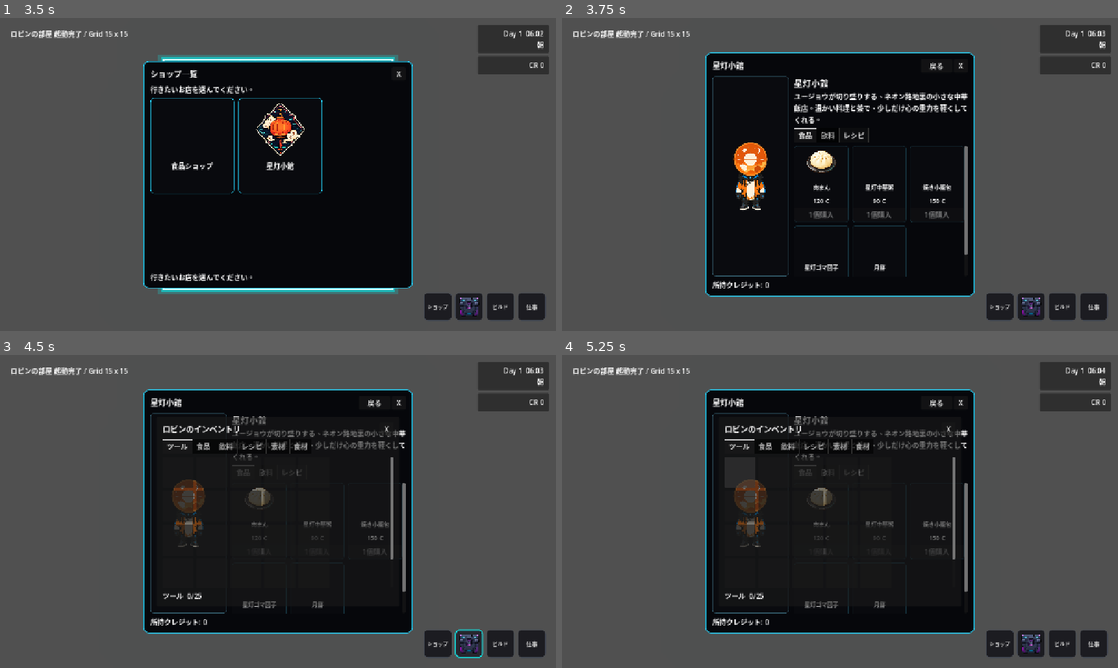
Above: before the commit, frames 1-4 (two rows, left to right).
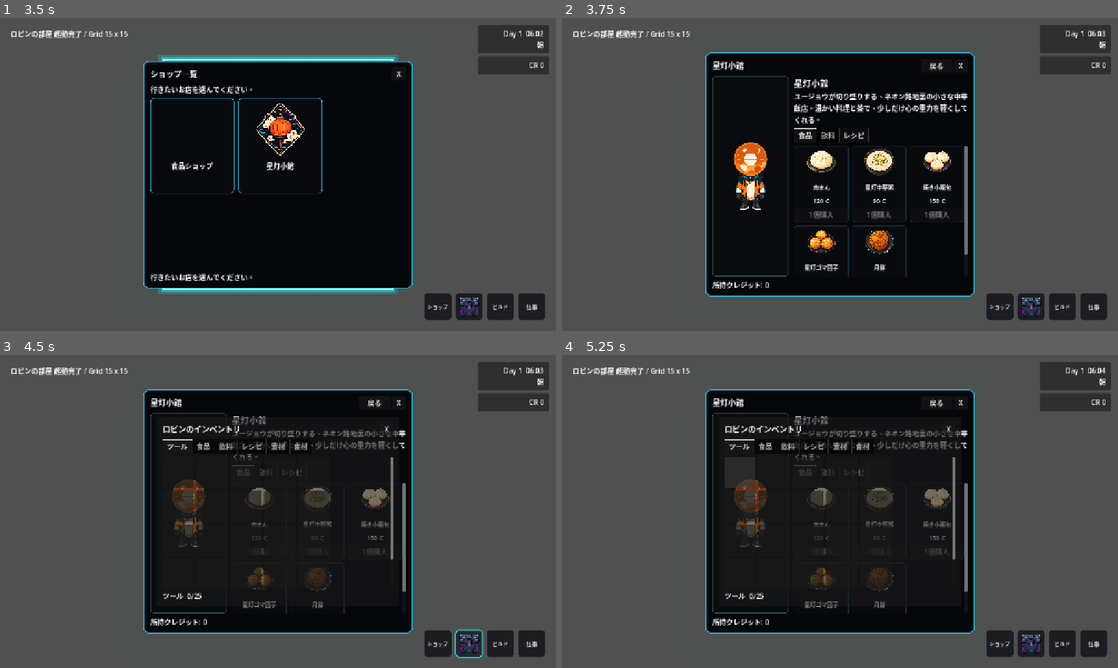
Above: after the commit, the same moments.

Repository: grimoire1089-coder/optimistic
Game: Godot game, scene res://Scenes/Boot/TitleScene.tscn
Two runs of this game, one before a commit and one after it. Both use one fixed random seed, a clock stepped at 60 frames per second and the inputs below. Sound files missing from this copy of the repository are replaced by a short silence.
Inputs (mouse positions are in pixels of both pictures, inside the frame that each line leads up to):
- Up to frame 1 (3.5 s): click "はじめる" at 0.5 s; click "ショップ" at 1.25 s; click (194, 146) at 2.02 s; click "戻る" at 2.75 s
- Up to frame 2 (3.75 s): click (840, 146) at 3.52 s
- Up to frame 3 (4.5 s): click (467, 642) at 4.25 s
- Up to frame 4 (5.25 s): click (739, 470) at 5.02 s

Frame 1 is identical in both runs. In frame 2, 1.1% of the frame differs, in the area x 44-70%, y 41-76%; in frame 3, 0.7%; in frame 4, 0.7%.

Commit message:
Update project

Diff:
--- a/Data/Items/Food/Drink_1001_LycheeSoda.tres
+++ b/Data/Items/Food/Drink_1001_LycheeSoda.tres
@@ -1,5 +1,6 @@
-[gd_resource type="Resource" script_class="FoodItemData" format=3]
+[gd_resource type="Resource" script_class="FoodItemData" format=3 uid="uid://dlxgrmaq6ufs8"]
 
+[ext_resource type="Texture2D" uid="uid://day66w0lovuuw" path="res://Assets/Items/Icons/Food/Food_0006.png" id="1_1ybrh"]
 [ext_resource type="Script" uid="uid://cgyi4b7bbmqn" path="res://Scripts/Items/Food/FoodItemData.gd" id="1_food_data"]
 
 [resource]
@@ -7,6 +8,7 @@
 item_id = &"drink_1001"
 display_name = "ライチソーダ"
 description = "ライチの甘い香りと炭酸が弾ける、星灯小館の冷たい飲み物。"
+icon = ExtResource("1_1ybrh")
 category_id = &"drinks"
 buy_price = 100
 sell_price = 50
--- a/Data/Items/Food/Drink_1002_OolongTea.tres
+++ b/Data/Items/Food/Drink_1002_OolongTea.tres
@@ -1,12 +1,14 @@
-[gd_resource type="Resource" script_class="FoodItemData" format=3]
+[gd_resource type="Resource" script_class="FoodItemData" format=3 uid="uid://dm0hqdwdx8tfo"]
 
 [ext_resource type="Script" uid="uid://cgyi4b7bbmqn" path="res://Scripts/Items/Food/FoodItemData.gd" id="1_food_data"]
+[ext_resource type="Texture2D" uid="uid://bfa6qlpctg7fv" path="res://Assets/Items/Icons/Food/Food_0007.png" id="1_rjvsa"]
 
 [resource]
 script = ExtResource("1_food_data")
 item_id = &"drink_1002"
 display_name = "濃いめの烏龍茶"
 description = "油っこい料理の後味をすっきり整える、濃いめに淹れた烏龍茶。"
+icon = ExtResource("1_rjvsa")
 category_id = &"drinks"
 buy_price = 80
 sell_price = 40
--- a/Data/Items/Food/Food_1001_ChineseCongee.tres
+++ b/Data/Items/Food/Food_1001_ChineseCongee.tres
@@ -1,12 +1,13 @@
-[gd_resource type="Resource" script_class="FoodItemData" format=3]
+[gd_resource type="Resource" script_class="FoodItemData" format=3 uid="uid://ctai0e72cbxfw"]
 
 [ext_resource type="Script" uid="uid://cgyi4b7bbmqn" path="res://Scripts/Items/Food/FoodItemData.gd" id="1_food_data"]
+[ext_resource type="Texture2D" uid="uid://b1utsuerbk51d" path="res://Assets/Items/Icons/Food/Food_0003.png" id="1_j2gg1"]
 
 [resource]
 script = ExtResource("1_food_data")
 item_id = &"food_1001"
 display_name = "星灯中華粥"
 description = "香辛料をほんのり効かせた、体を内側から温める星灯小館の中華粥。"
-category_id = &"foods"
+icon = ExtResource("1_j2gg1")
 buy_price = 90
 sell_price = 45
--- a/Data/Items/Food/Food_1002_ShengjianXiaolongbao.tres
+++ b/Data/Items/Food/Food_1002_ShengjianXiaolongbao.tres
@@ -1,5 +1,6 @@
-[gd_resource type="Resource" script_class="FoodItemData" format=3]
+[gd_resource type="Resource" script_class="FoodItemData" format=3 uid="uid://y4oo7b4xl36m"]
 
+[ext_resource type="Texture2D" uid="uid://bgh1p2ffq7pns" path="res://Assets/Items/Icons/Food/Food_0005.png" id="1_1jgn7"]
 [ext_resource type="Script" uid="uid://cgyi4b7bbmqn" path="res://Scripts/Items/Food/FoodItemData.gd" id="1_food_data"]
 
 [resource]
@@ -7,6 +8,6 @@
 item_id = &"food_1002"
 display_name = "焼き小籠包"
 description = "香ばしく焼いた皮から熱い旨味が広がる、星灯小館の人気点心。"
-category_id = &"foods"
+icon = ExtResource("1_1jgn7")
 buy_price = 150
 sell_price = 75
--- a/Data/Items/Food/Food_1003_StarlightSesameDango.tres
+++ b/Data/Items/Food/Food_1003_StarlightSesameDango.tres
@@ -1,12 +1,13 @@
-[gd_resource type="Resource" script_class="FoodItemData" format=3]
+[gd_resource type="Resource" script_class="FoodItemData" format=3 uid="uid://c6hv88vjv4jov"]
 
 [ext_resource type="Script" uid="uid://cgyi4b7bbmqn" path="res://Scripts/Items/Food/FoodItemData.gd" id="1_food_data"]
+[ext_resource type="Texture2D" uid="uid://bdphr3c7tjent" path="res://Assets/Items/Icons/Food/Food_0004.png" id="1_smb25"]
 
 [resource]
 script = ExtResource("1_food_data")
 item_id = &"food_1003"
 display_name = "星灯ゴマ団子"
 description = "ころりと丸い甘いゴマ団子。揚げた皮の香ばしさと餡の甘みが広がる。"
-category_id = &"foods"
+icon = ExtResource("1_smb25")
 buy_price = 110
 sell_price = 55
--- a/Data/Items/Food/Food_1005_StarlightCake.tres
+++ b/Data/Items/Food/Food_1005_StarlightCake.tres
@@ -1,12 +1,13 @@
-[gd_resource type="Resource" script_class="FoodItemData" format=3]
+[gd_resource type="Resource" script_class="FoodItemData" format=3 uid="uid://bowgxj0pghxf6"]
 
 [ext_resource type="Script" uid="uid://cgyi4b7bbmqn" path="res://Scripts/Items/Food/FoodItemData.gd" id="1_food_data"]
+[ext_resource type="Texture2D" uid="uid://cqvtaddtcsnp1" path="res://Assets/Items/Icons/Food/Food_0002.png" id="1_hsgn0"]
 
 [resource]
 script = ExtResource("1_food_data")
 item_id = &"food_1005"
 display_name = "星灯焼き菓子"
 description = "星灯小館で出される、丸くて甘い焼き菓子。"
-category_id = &"foods"
+icon = ExtResource("1_hsgn0")
 buy_price = 140
 sell_price = 70
--- a/Data/Shops/YuzhouShop.tres
+++ b/Data/Shops/YuzhouShop.tres
@@ -1,20 +1,76 @@
-[gd_resource type="Resource" script_class="ShopData" load_steps=28 format=3]
+[gd_resource type="Resource" script_class="ShopData" format=3 uid="uid://cusgsyuwjisn6"]
 
 [ext_resource type="Script" uid="uid://dik32ehksmive" path="res://Scripts/Shops/ShopData.gd" id="1_shop_data"]
 [ext_resource type="Script" uid="uid://8a0d3nyywiao" path="res://Scripts/Shops/ShopItemData.gd" id="2_shop_item"]
-[ext_resource type="Script" uid="uid://bqp1yuzhou2tabs" path="res://Scripts/Shops/ShopTabData.gd" id="3_shop_tab"]
-[ext_resource type="Texture2D" path="res://Assets/Characters/Yuzhou/Portraits/Yuzhou_Game_0001.png" id="4_yuzhou_portrait"]
-[ext_resource type="Texture2D" path="res://Assets/UI/Icons/Xingdeng_Xiaoguan.png" id="5_shop_sticker"]
+[ext_resource type="Script" path="res://Scripts/Shops/ShopTabData.gd" id="3_shop_tab"]
+[ext_resource type="Texture2D" uid="uid://bfqpiy0ncsl7u" path="res://Assets/Characters/Yuzhou/Portraits/Yuzhou_Game_0001.png" id="4_yuzhou_portrait"]
+[ext_resource type="Texture2D" uid="uid://d2743gtf1d3eg" path="res://Assets/UI/Icons/Xingdeng_Xiaoguan.png" id="5_shop_sticker"]
 [ext_resource type="Resource" uid="uid://khpl6knsr1ao" path="res://Data/Items/Food/Food_0001_Nikuman.tres" id="6_nikuman"]
-[ext_resource type="Resource" path="res://Data/Items/Food/Food_1001_ChineseCongee.tres" id="7_congee"]
+[ext_resource type="Resource" uid="uid://ctai0e72cbxfw" path="res://Data/Items/Food/Food_1001_ChineseCongee.tres" id="7_congee"]
 [ext_resource type="Resource" path="res://Data/Items/Food/Food_1002_ShengjianXiaolongbao.tres" id="8_xiaolongbao"]
-[ext_resource type="Resource" path="res://Data/Items/Food/Food_1003_StarlightSesameDango.tres" id="9_sesame_dango"]
-[ext_resource type="Resource" path="res://Data/Items/Food/Food_1005_StarlightCake.tres" id="10_starlight_cake"]
+[ext_resource type="Resource" uid="uid://c6hv88vjv4jov" path="res://Data/Items/Food/Food_1003_StarlightSesameDango.tres" id="9_sesame_dango"]
+[ext_resource type="Resource" uid="uid://bowgxj0pghxf6" path="res://Data/Items/Food/Food_1005_StarlightCake.tres" id="10_starlight_cake"]
 [ext_resource type="Resource" path="res://Data/Items/Food/Drink_1001_LycheeSoda.tres" id="11_lychee_soda"]
 [ext_resource type="Resource" path="res://Data/Items/Food/Drink_1002_OolongTea.tres" id="12_oolong_tea"]
-[ext_resource type="AudioStream" path="res://Assets/Audio/BGM/Yuzhou.ogg" id="13_yuzhou_bgm"]
+[ext_resource type="AudioStream" uid="uid://cwh5w0hl80ww8" path="res://Assets/Audio/BGM/Yuzhou.ogg" id="13_yuzhou_bgm"]
 [ext_resource type="Resource" path="res://Data/Items/Recipes/Recipe_1001_XingdengCongee.tres" id="14_congee_recipe"]
 [ext_resource type="Resource" path="res://Data/Items/Recipes/Recipe_1002_ShengjianXiaolongbao.tres" id="15_xiaolongbao_recipe"]
+
+[sub_resource type="Resource" id="ShopItemData_nikuman"]
+script = ExtResource("2_shop_item")
+item_data = ExtResource("6_nikuman")
+shop_tab_id = &"foods"
+price_override = 120
+
+[sub_resource type="Resource" id="ShopItemData_congee"]
+script = ExtResource("2_shop_item")
+item_data = ExtResource("7_congee")
+shop_tab_id = &"foods"
+price_override = 90
+
+[sub_resource type="Resource" id="ShopItemData_xiaolongbao"]
+script = ExtResource("2_shop_item")
+item_data = ExtResource("8_xiaolongbao")
+shop_tab_id = &"foods"
+price_override = 150
+
+[sub_resource type="Resource" id="ShopItemData_sesame_dango"]
+script = ExtResource("2_shop_item")
+item_data = ExtResource("9_sesame_dango")
+shop_tab_id = &"foods"
+price_override = 110
+
+[sub_resource type="Resource" id="ShopItemData_starlight_cake"]
+script = ExtResource("2_shop_item")
+item_data = ExtResource("10_starlight_cake")
+shop_tab_id = &"foods"
+price_override = 140
+custom_display_name = "月餅"
+custom_description = "丸い月のような形をした、星灯小館の甘い焼き菓子。"
+
+[sub_resource type="Resource" id="ShopItemData_lychee_soda"]
+script = ExtResource("2_shop_item")
+item_data = ExtResource("11_lychee_soda")
+shop_tab_id = &"drinks"
+price_override = 100
+
+[sub_resource type="Resource" id="ShopItemData_oolong_tea"]
+script = ExtResource("2_shop_item")
+item_data = ExtResource("12_oolong_tea")
+shop_tab_id = &"drinks"
+price_override = 80
+
+[sub_resource type="Resource" id="ShopItemData_congee_recipe"]
+script = ExtResource("2_shop_item")
+item_data = ExtResource("14_congee_recipe")
+shop_tab_id = &"recipes"
+price_override = 480
+
+[sub_resource type="Resource" id="ShopItemData_xiaolongbao_recipe"]
+script = ExtResource("2_shop_item")
+item_data = ExtResource("15_xiaolongbao_recipe")
+shop_tab_id = &"recipes"
+price_override = 650
 
 [sub_resource type="Resource" id="ShopTabData_foods"]
 script = ExtResource("3_shop_tab")
@@ -31,71 +87,6 @@
 tab_id = &"recipes"
 display_name = "レシピ"
 
-[sub_resource type="Resource" id="ShopItemData_nikuman"]
-script = ExtResource("2_shop_item")
-item_data = ExtResource("6_nikuman")
-shop_tab_id = &"foods"
-amount = 1
-price_override = 120
-
-[sub_resource type="Resource" id="ShopItemData_congee"]
-script = ExtResource("2_shop_item")
-item_data = ExtResource("7_congee")
-shop_tab_id = &"foods"
-amount = 1
-price_override = 90
-
-[sub_resource type="Resource" id="ShopItemData_xiaolongbao"]
-script = ExtResource("2_shop_item")
-item_data = ExtResource("8_xiaolongbao")
-shop_tab_id = &"foods"
-amount = 1
-price_override = 150
-
-[sub_resource type="Resource" id="ShopItemData_sesame_dango"]
-script = ExtResource("2_shop_item")
-item_data = ExtResource("9_sesame_dango")
-shop_tab_id = &"foods"
-amount = 1
-price_override = 110
-
-[sub_resource type="Resource" id="ShopItemData_starlight_cake"]
-script = ExtResource("2_shop_item")
-item_data = ExtResource("10_starlight_cake")
-shop_tab_id = &"foods"
-amount = 1
-price_override = 140
-custom_display_name = "月餅"
-custom_description = "丸い月のような形をした、星灯小館の甘い焼き菓子。"
-
-[sub_resource type="Resource" id="ShopItemData_lychee_soda"]
-script = ExtResource("2_shop_item")
-item_data = ExtResource("11_lychee_soda")
-shop_tab_id = &"drinks"
-amount = 1
-price_override = 100
-
-[sub_resource type="Resource" id="ShopItemData_oolong_tea"]
-script = ExtResource("2_shop_item")
-item_data = ExtResource("12_oolong_tea")
-shop_tab_id = &"drinks"
-amount = 1
-price_override = 80
-
-[sub_resource type="Resource" id="ShopItemData_congee_recipe"]
-script = ExtResource("2_shop_item")
-item_data = ExtResource("14_congee_recipe")
-shop_tab_id = &"recipes"
-amount = 1
-price_override = 480
-
-[sub_resource type="Resource" id="ShopItemData_xiaolongbao_recipe"]
-script = ExtResource("2_shop_item")
-item_data = ExtResource("15_xiaolongbao_recipe")
-shop_tab_id = &"recipes"
-amount = 1
-price_override = 650
-
 [resource]
 script = ExtResource("1_shop_data")
 shop_id = &"yuzhou_xingdeng"
Binary file added: Assets/Items/Icons/Food/Food_0002.png
Not shown, added: Assets/Items/Icons/Food/Food_0002.png.import
Binary file added: Assets/Items/Icons/Food/Food_0003.png
Not shown, added: Assets/Items/Icons/Food/Food_0003.png.import
Binary file added: Assets/Items/Icons/Food/Food_0004.png
Not shown, added: Assets/Items/Icons/Food/Food_0004.png.import
Binary file added: Assets/Items/Icons/Food/Food_0005.png
Not shown, added: Assets/Items/Icons/Food/Food_0005.png.import
Binary file added: Assets/Items/Icons/Food/Food_0006.png
Not shown, added: Assets/Items/Icons/Food/Food_0006.png.import
Binary file added: Assets/Items/Icons/Food/Food_0007.png
Not shown, added: Assets/Items/Icons/Food/Food_0007.png.import
